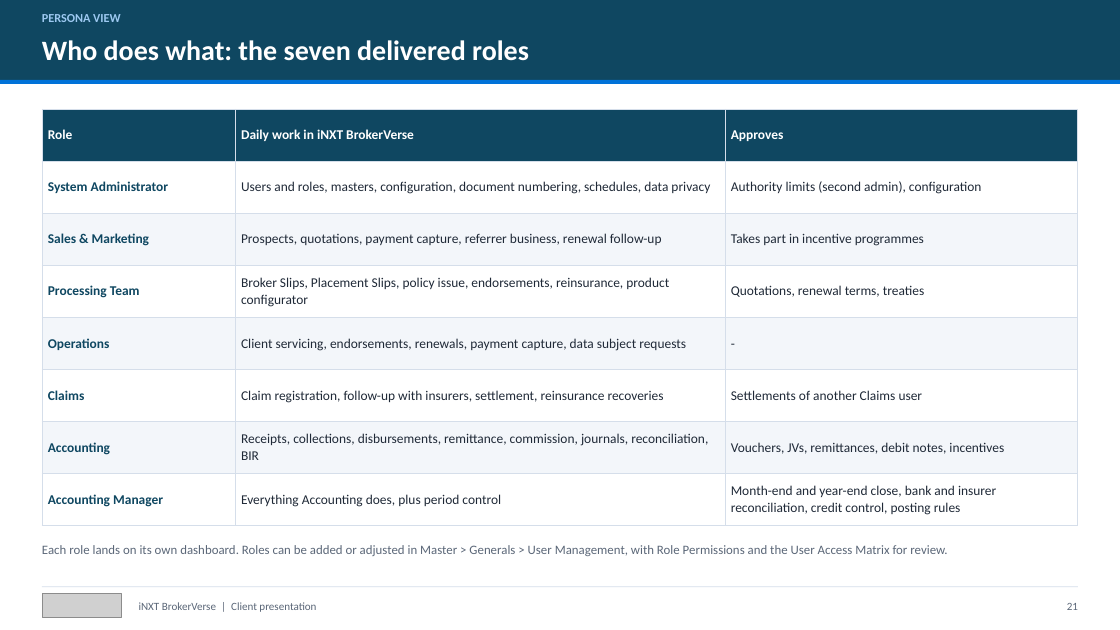
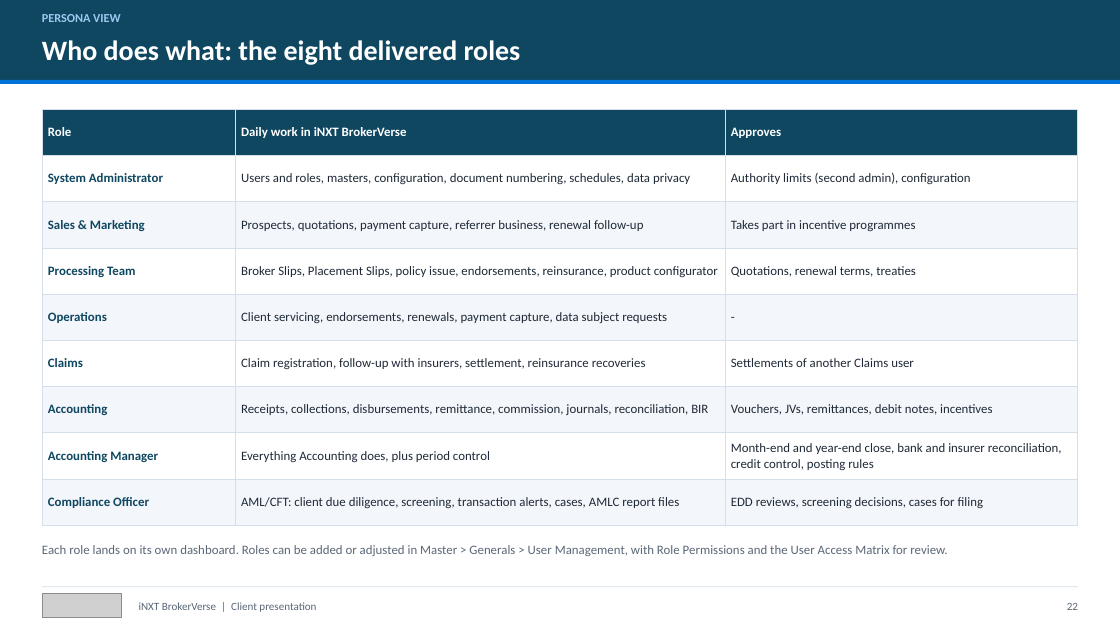
Before and after one commit to IortaTexhNXT-DEV/BDOI-OOTB, a slide deck: slide 22 of docs/package/01_Sales/iNXT_BrokerVerse_Client_Presentation.pptx (slide 21 before the commit). Drawn at 1120x630 pixels with LibreOffice and Linux fonts; fonts in the diff are those of the drawing; grey boxes stand for pictures. Boxes give left, top, right and bottom in pixels: in the first picture for what was removed or moved away, otherwise in the second. Text is boxed around its words. In the diff, an @@ line names an element or a change of style, - is before the commit and + after.

Commit message:
Sales, commercials and support documents for AML/CFT, IC registers, BIR and EOPT, integrations, dealer programmes, branding, My Work and the Report Builder; new optional price lines to confirm by management; builds of the brochures, deck and workbooks

```diff
--- a/docs/package/01_Sales/iNXT_BrokerVerse_Client_Presentation.pptx
+++ b/docs/package/01_Sales/iNXT_BrokerVerse_Client_Presentation.pptx
@@ text at (42, 40, 521, 65): text changed @@
-Who does what: the seven delivered roles
+Who does what: the eight delivered roles
@@ table at (42, 109, 1078, 525) @@
+row 9: Compliance Officer | AML/CFT: client due diligence, screening, transaction alerts, cases, AMLC report files | EDD reviews, screening decisions, cases for filing
@@ text at (1067, 603, 1078, 610): text changed @@
-21
+22
```
Also in this commit, not shown: 14 other slides changed, 1 slide added, 48 other files.
